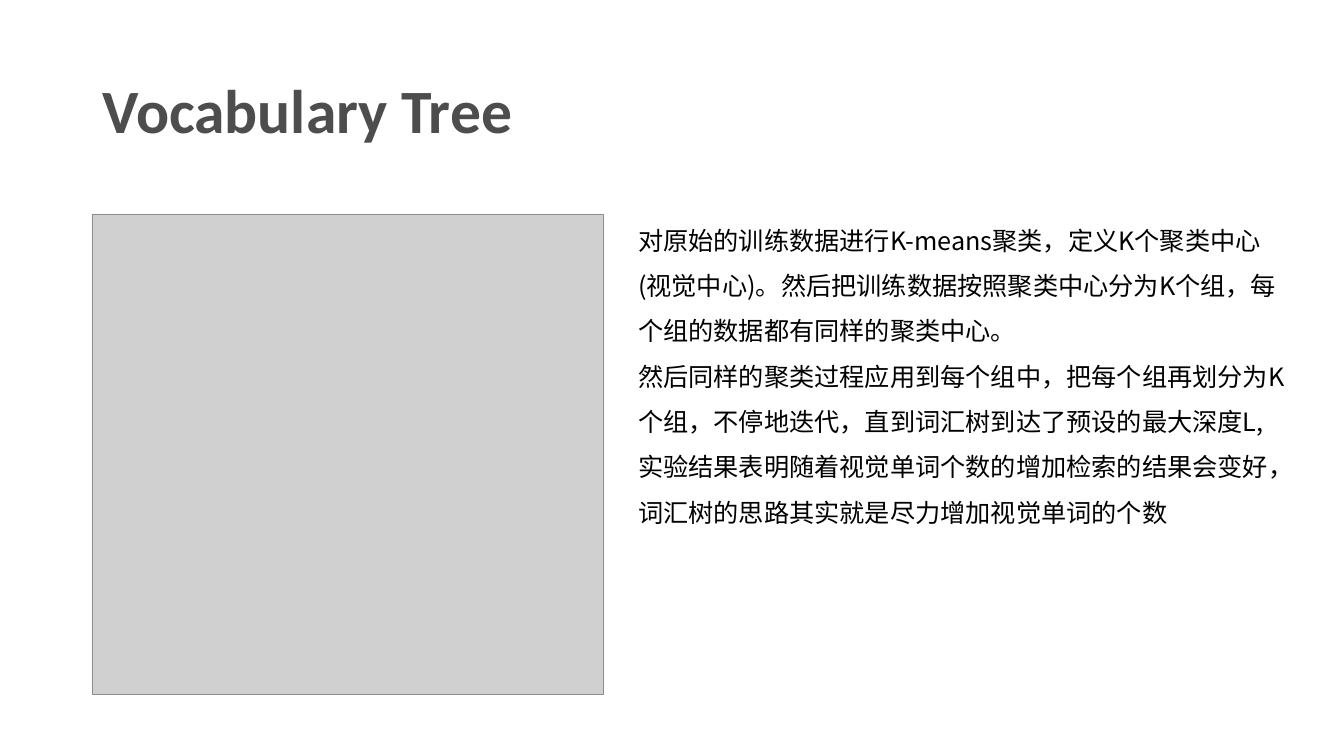
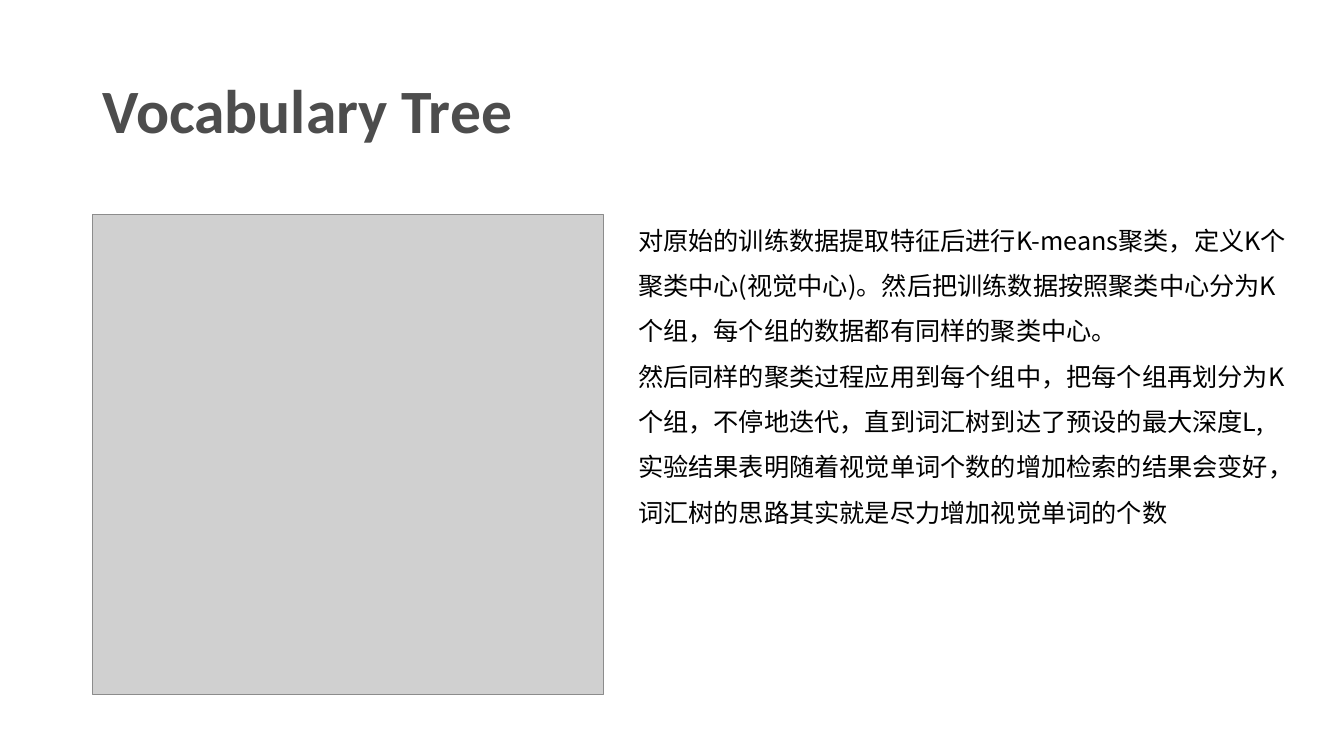
Before and after one commit to wqjteam/2021CVORDL, a slide deck: slide 5 of src/main/com/wqj/cv/bighomework/ZF2021347_吴清杰.pptx. Drawn at 1344x756 pixels with LibreOffice and Linux fonts; fonts in the diff are those of the drawing; grey boxes stand for pictures. Boxes give left, top, right and bottom in pixels: in the first picture for what was removed or moved away, otherwise in the second. Text is boxed around its words. In the diff, an @@ line names an element or a change of style, - is before the commit and + after.

```diff
--- a/src/main/com/wqj/cv/bighomework/ZF2021347_吴清杰.pptx
+++ b/src/main/com/wqj/cv/bighomework/ZF2021347_吴清杰.pptx
@@ text at (x1=638, y1=228, x2=1286, y2=343): text changed @@
-对原始的训练数据进行K-means聚类，定义K个聚类中心(视觉中心)。然后把训练数据按照聚类中心分为K个组，每个组的数据都有同样的聚类中心。
+对原始的训练数据提取特征后进行K-means聚类，定义K个聚类中心(视觉中心)。然后把训练数据按照聚类中心分为K个组，每个组的数据都有同样的聚类中心。
```
Also in this commit, not shown: 2 other slides changed, 1 other file.
